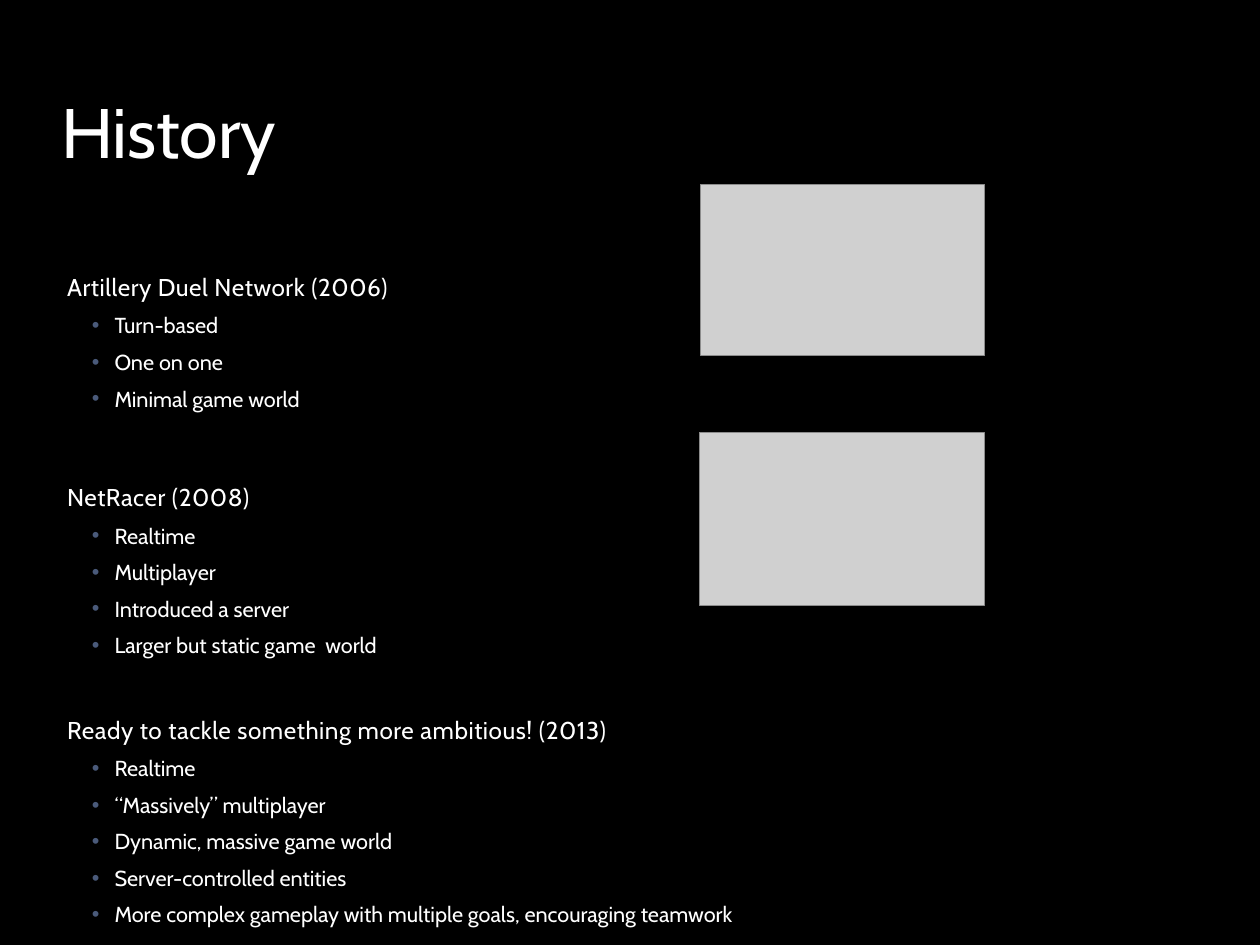
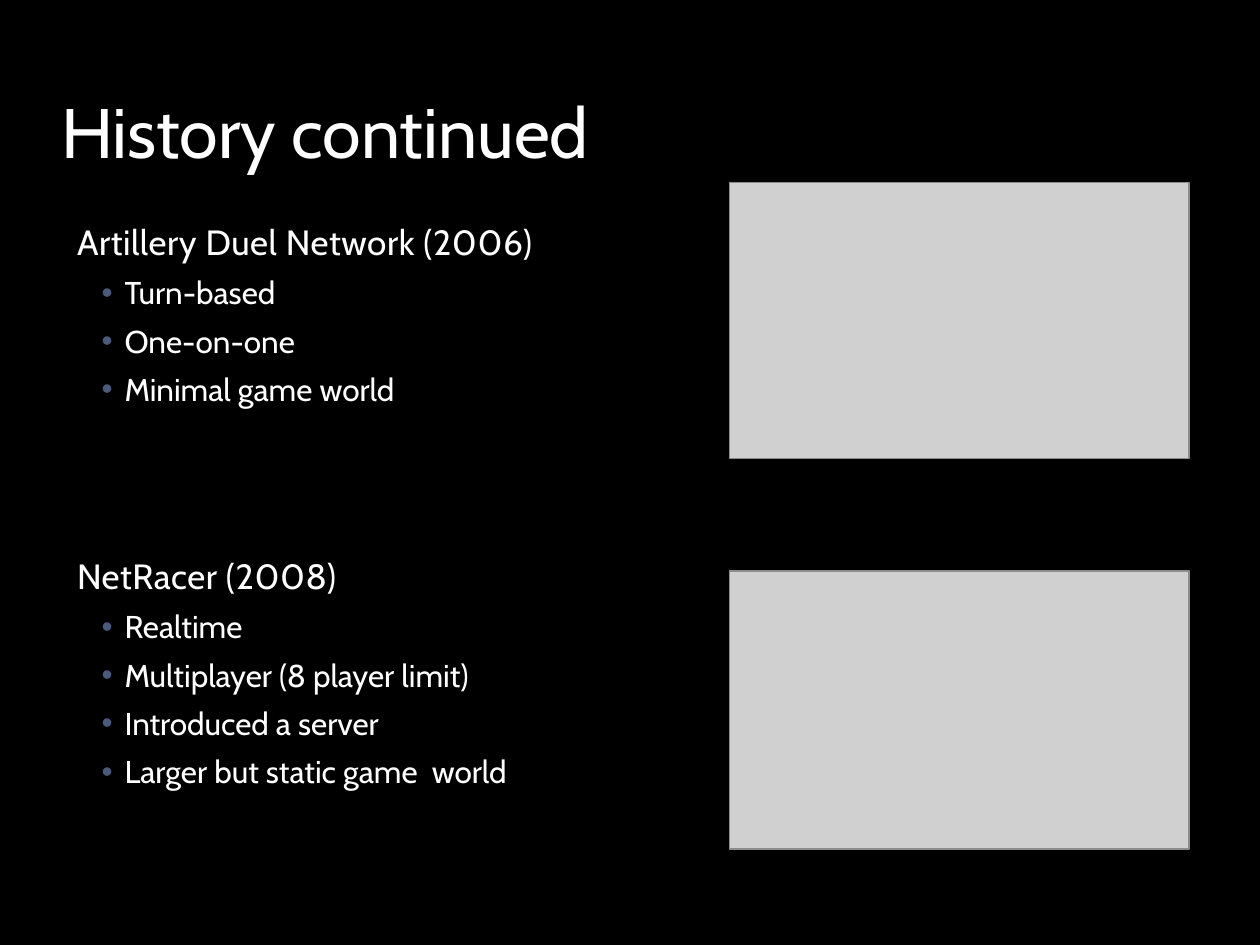
Before and after one commit to LeifBloomquist/Vortex, a slide deck: slide 3 of Docs/Vortex ECCC 2013.pptx. Drawn at 1260x945 pixels with LibreOffice and Linux fonts; fonts in the diff are those of the drawing; grey boxes stand for pictures; background and template pictures are left out. Boxes give left, top, right and bottom in pixels: in the first picture for what was removed or moved away, otherwise in the second. Text is boxed around its words. In the diff, an @@ line names an element or a change of style, - is before the commit and + after.

```diff
--- a/Docs/Vortex ECCC 2013.pptx
+++ b/Docs/Vortex ECCC 2013.pptx
@@ title at (61,105,589,174): text changed @@
-History
+History continued
@@ picture: place and size @@
-picture at (701,185,985,355)
+picture at (730,183,1189,459)
@@ text "Artillery Duel Network (2006)": place and size @@
-text "Artillery Duel Network (2006)" at (67,277,732,928)
+text "Artillery Duel Network (2006)" at (77,228,532,790)
@@ text at (77,228,532,790): size 13.9 to 20 pt in "Artillery Duel Network (2006)", "NetRacer (2008)"; size 12.4 to 18 pt in "Turn-based", "Minimal game world", "Realtime", "Introduced a server" and 1 more places @@
@@ text at (125,330,295,354): text changed; size 12.4 to 18 pt @@
-    • One on one
+    • One-on-one
@@ picture: place and size @@
-picture at (699,433,985,606)
+picture at (730,571,1189,848)
@@ text at (125,663,468,694): text changed; size 12.4 to 18 pt @@
-    • Multiplayer
+    • Multiplayer (8 player limit)
@@ text at (67,720,732,928): paragraphs removed @@
-Ready to tackle something more ambitious! (2013)
-    • Realtime
-    • “Massively” multiplayer
-    • Dynamic, massive game world
-    • Server-controlled entities
-    • More complex gameplay with multiple goals, encouraging teamwork
```
Also in this commit, not shown: 6 other slides changed, 4 slides added, 11 other files.
